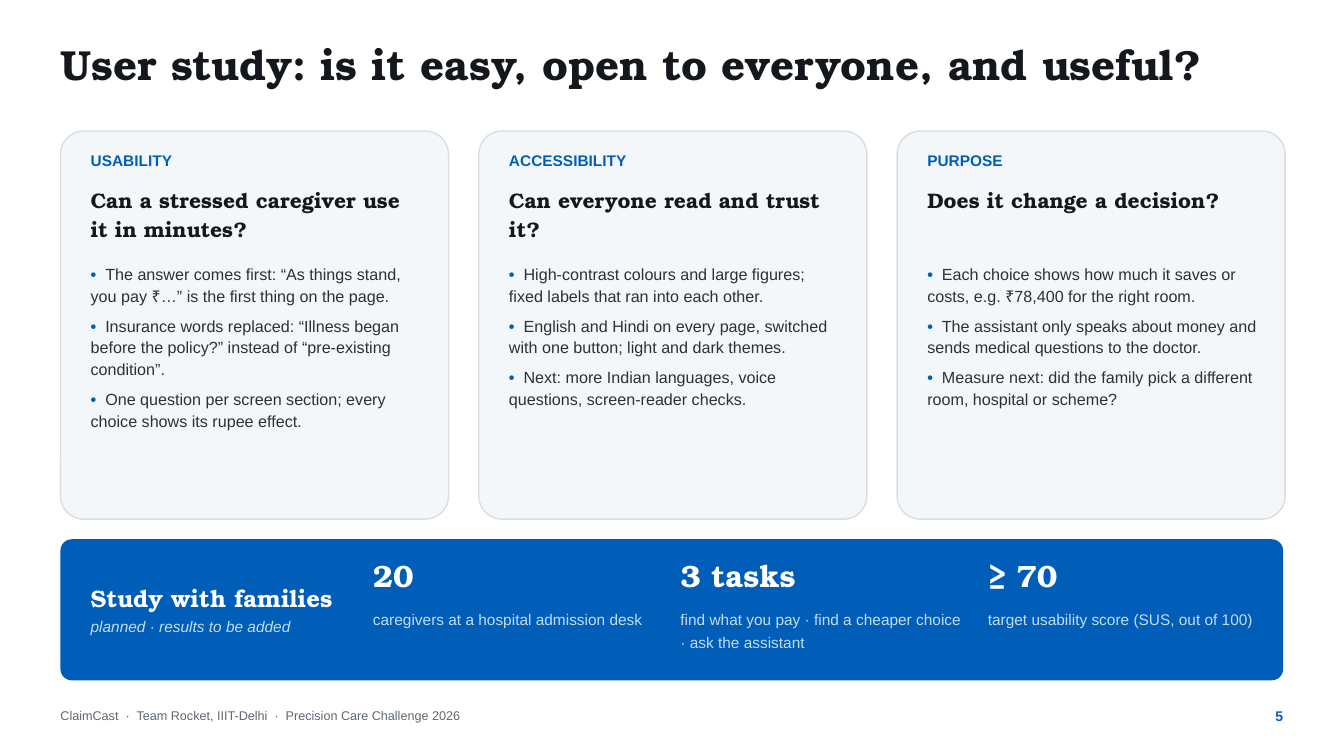
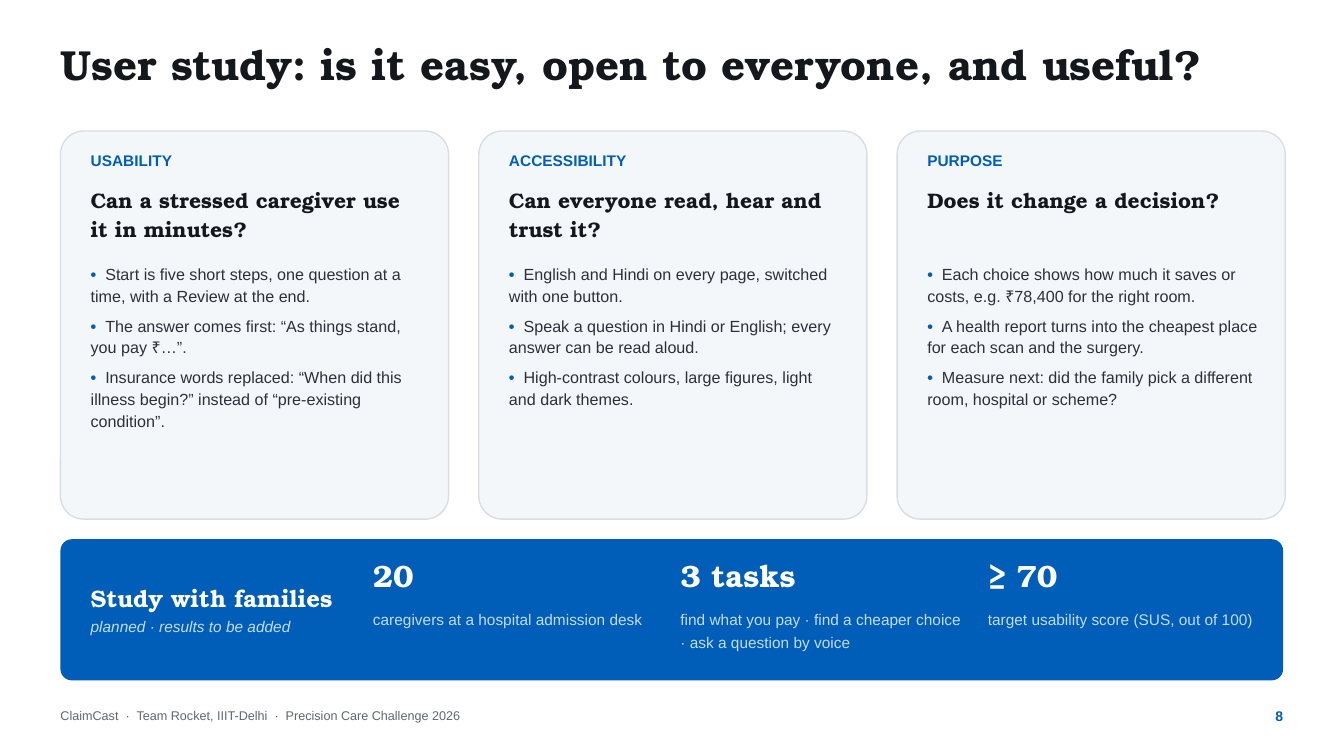
Before and after one commit to aniket-3001/ClaimCast, a slide deck: slide 8 of presentation deck/ClaimCast - Pitch Deck.pptx (slide 5 before the commit). Drawn at 1344x756 pixels with LibreOffice and Linux fonts; fonts in the diff are those of the drawing. Boxes give left, top, right and bottom in pixels: in the first picture for what was removed or moved away, otherwise in the second. Text is boxed around its words. In the diff, an @@ line names an element or a change of style, - is before the commit and + after.

```diff
--- a/presentation deck/ClaimCast - Pitch Deck.pptx
+++ b/presentation deck/ClaimCast - Pitch Deck.pptx
@@ text at (509, 192, 821, 238): text changed @@
-Can everyone read and trust it?
+Can everyone read, hear and trust it?
@@ text at (91, 268, 402, 427): text changed @@
-• The answer comes first: “As things stand, you pay ₹…” is the first thing on the page.
-• Insurance words replaced: “Illness began before the policy?” instead of “pre-existing condition”.
-• One question per screen section; every choice shows its rupee effect.
+• Start is five short steps, one question at a time, with a Review at the end.
+• The answer comes first: “As things stand, you pay ₹…”.
+• Insurance words replaced: “When did this illness begin?” instead of “pre-existing condition”.
@@ text at (509, 268, 830, 405): text changed @@
-• High-contrast colours and large figures; fixed labels that ran into each other.
-• English and Hindi on every page, switched with one button; light and dark themes.
-• Next: more Indian languages, voice questions, screen-reader checks.
+• English and Hindi on every page, switched with one button.
+• Speak a question in Hindi or English; every answer can be read aloud.
+• High-contrast colours, large figures, light and dark themes.
@@ text at (927, 320, 1258, 357): text changed @@
-• The assistant only speaks about money and sends medical questions to the doctor.
+• A health report turns into the cheapest place for each scan and the surgery.
@@ text at (680, 614, 961, 651): text changed @@
-find what you pay · find a cheaper choice · ask the assistant
+find what you pay · find a cheaper choice · ask a question by voice
@@ text at (1275, 711, 1283, 721): text changed @@
-5
+8
```
Also in this commit, not shown: 5 other slides changed, 5 slides added, 2 slides removed, 7 other files.
